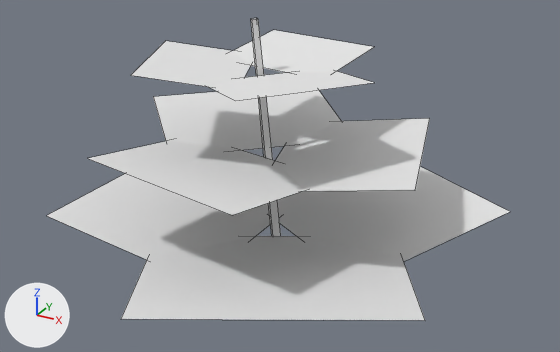
An edit to the OBJ model src/main/resources/assets/stonedew/models/block/plants/plant_1_2_0_lod.obj, drawn before and after from the same camera.
Both versions are drawn from a 50 mm lens placed at (1.139, -1.661, 0.779), pointed at (0.505, -0.507, 0.202). The lights are fixed; the arrows at lower left show +X, +Y and +Z. The older version comes first. Mesh edges are drawn as thin lines. Where no turn or scale is listed for an object, it has been applied to the vertices.

Objects in the first picture: 'model'.
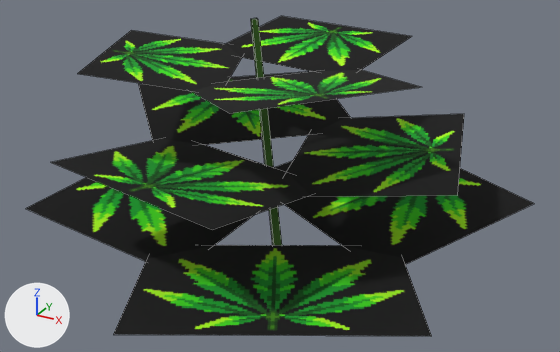
The edits, one by one:
Picture 'leaf_fan' (img_leaf_fan) is new.
Picture 'plant_stem' (img_plant_stem) is new.
In material 'stem' (mat_stem), base_color is no longer (0.8, 0.8, 0.8), white #e7e7e7.
In material 'stem' (mat_stem), texture is now set to img_plant_stem.
In material 'leaf_lod' (mat_leaf_lod), base_color is no longer (0.8, 0.8, 0.8), white #e7e7e7.
In material 'leaf_lod' (mat_leaf_lod), texture is now set to img_leaf_fan.
me_model is used by ob_model.
me_model had 44 vertices, 13 faces and spanned x 0.127..0.885, y -0.928..-0.063, z -0.001..0.494.
me_model now has 44 vertices, 13 faces and spans x 0.077..0.919, y -0.968..-0.009, z -0.001..0.494.
me_model part 1: 36 of 44 vertices moved; they spanned x 0.127..0.885, y -0.928..-0.063, z 0.085..0.423 and now span x 0.077..0.919, y -0.968..-0.009, z 0.089..0.433; mean shift (0.0, 0.002, 0.006); largest move (0.558, -0.738, 0.423) -> (0.596, -0.815, 0.433).

Boxes [x1, y1, x2, y2] around the edits, measured in the pictures (560 x 352 px; the box of a moved part takes in the faces that stretch with it):
'model', surface changed, reshaped (darker, 10% wider): before [47, 18, 510, 320]; after [25, 16, 534, 336]
part 1 of me_model, moved or reshaped: before [47, 30, 510, 320]; after [25, 16, 534, 336]
